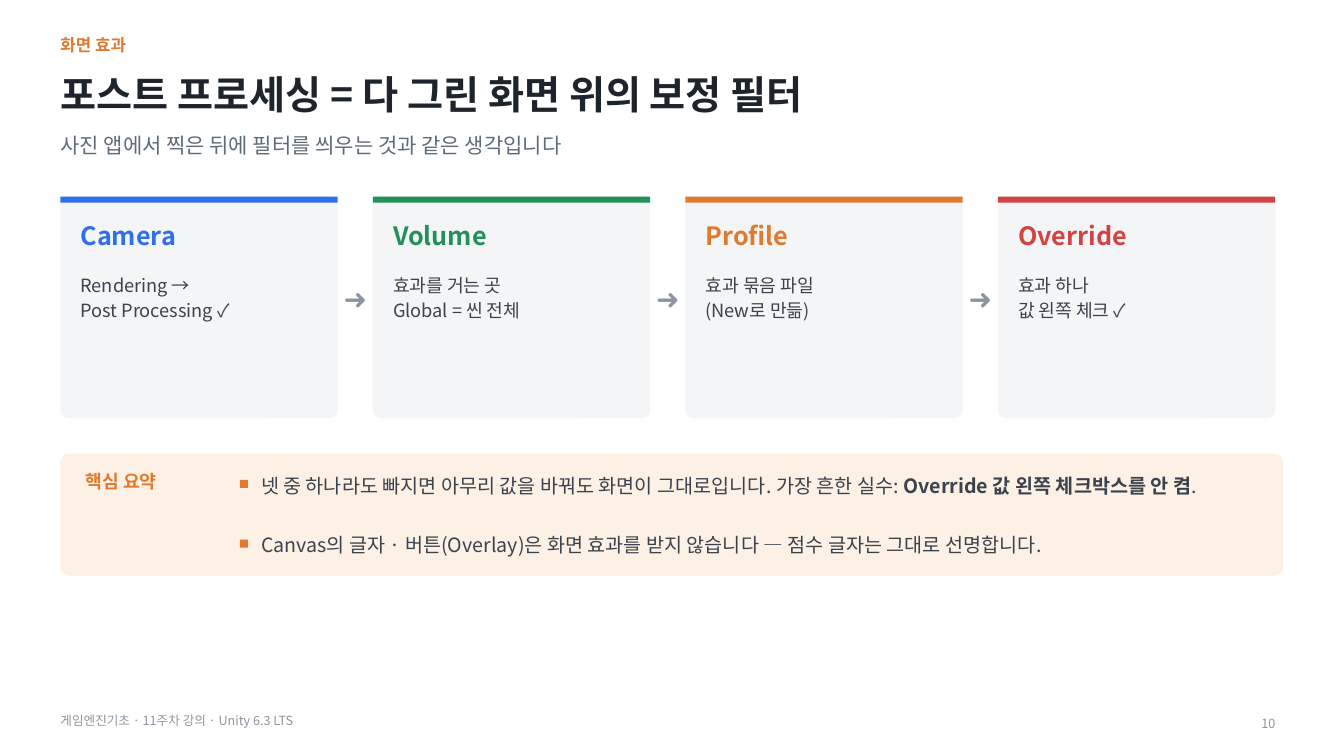
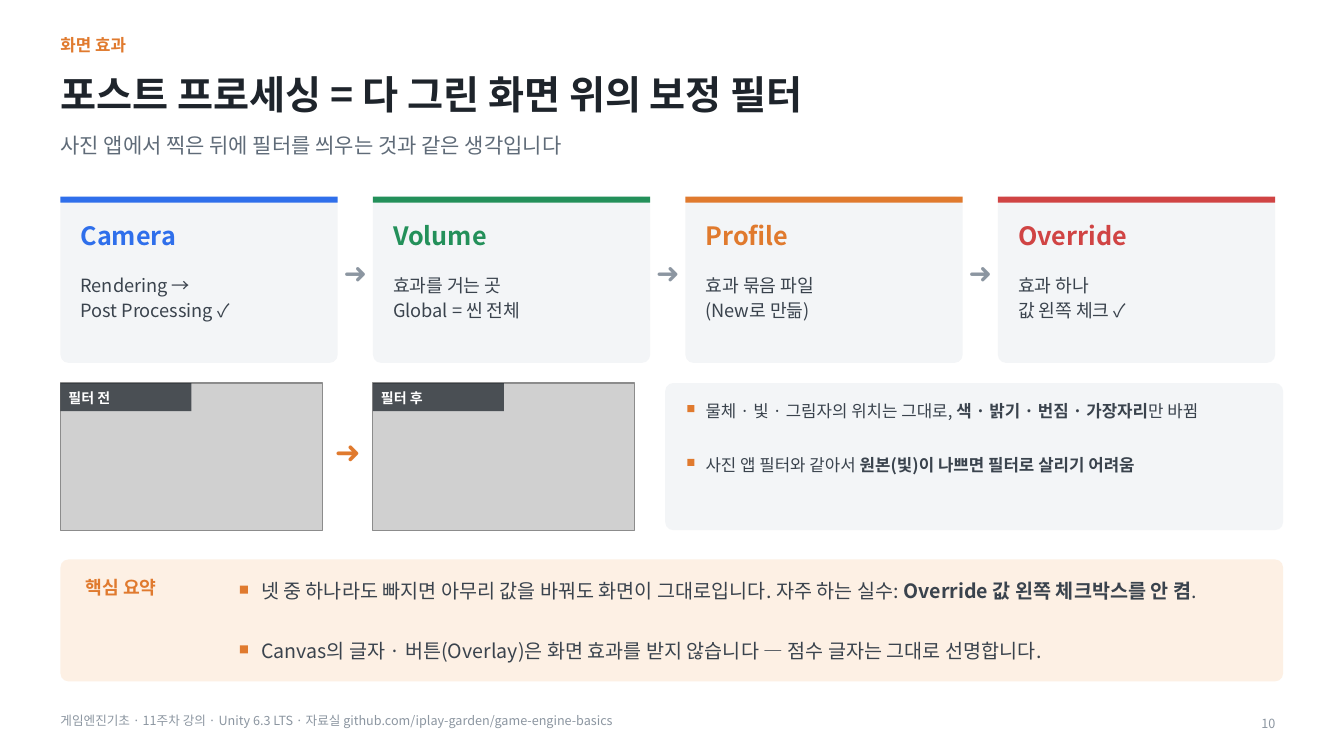
Before and after one commit to iplay-garden/game-engine-basics, a slide deck: slide 10 of 11주차/한국어/게임엔진기초_11주차_오프라인_강의슬라이드.pptx. Drawn at 1344x756 pixels with LibreOffice and Linux fonts; fonts in the diff are those of the drawing; grey boxes stand for pictures. Boxes give left, top, right and bottom in pixels: in the first picture for what was removed or moved away, otherwise in the second. Text is boxed around its words. In the diff, an @@ line names an element or a change of style, - is before the commit and + after.

```diff
--- a/11주차/한국어/게임엔진기초_11주차_오프라인_강의슬라이드.pptx
+++ b/11주차/한국어/게임엔진기초_11주차_오프라인_강의슬라이드.pptx
@@ rounded rectangle: place and size @@
-rounded rectangle at (60, 197, 338, 418)
+rounded rectangle at (60, 197, 338, 363)
@@ rounded rectangle: place and size @@
-rounded rectangle at (373, 197, 650, 418)
+rounded rectangle at (373, 197, 650, 363)
@@ rounded rectangle: place and size @@
-rounded rectangle at (686, 197, 963, 418)
+rounded rectangle at (686, 197, 963, 363)
@@ proportions changed in 4 elements at (60, 197, 338, 363), (373, 197, 650, 363), (686, 197, 963, 363), (998, 197, 1275, 363) @@
@@ rounded rectangle: place and size @@
-rounded rectangle at (998, 197, 1275, 418)
+rounded rectangle at (998, 197, 1275, 363)
@@ 3 texts: place and size @@
-3 texts at (338, 277, 998, 328)
+3 texts at (338, 252, 998, 302)
@@ picture added at (60, 383, 323, 530) @@
@@ rectangle added at (60, 383, 192, 411), fill #1E242B at 75% opacity @@
@@ picture added at (373, 383, 635, 530) @@
@@ rectangle added at (373, 383, 504, 411), fill #1E242B at 75% opacity @@
@@ rounded rectangle added at (665, 383, 1284, 530), fill #F3F5F7 @@
@@ text added at (68, 391, 110, 404), 10 pt, text #FFFFFF, bold @@
+필터 전
@@ text added at (381, 391, 423, 404), 10 pt, text #FFFFFF, bold @@
+필터 후
@@ rectangle added at (688, 405, 695, 412), fill #E07A2E @@
@@ text added at (706, 403, 1198, 420), 12 pt, text #3A434D @@
+물체 · 빛 · 그림자의 위치는 그대로, 색 · 밝기 · 번짐 · 가장자리만 바뀜
@@ text added at (323, 429, 373, 479), 22 pt, text #E07A2E @@
+➜
@@ rectangle added at (688, 459, 695, 466), fill #E07A2E @@
@@ text added at (706, 457, 1134, 474), 12 pt, text #3A434D, bold @@
+사진 앱 필터와 같아서 원본(빛)이 나쁘면 필터로 살리기 어려움
@@ 2 texts, 1 rounded rectangle: place and size @@
-2 texts, 1 rounded rectangle at (60, 454, 1284, 576)
+2 texts, 1 rounded rectangle at (60, 560, 1284, 682)
@@ rectangle: place and size @@
-rectangle at (240, 539, 248, 547)
+rectangle at (240, 586, 248, 594)
@@ text at (261, 581, 1197, 600): text changed @@
-넷 중 하나라도 빠지면 아무리 값을 바꿔도 화면이 그대로입니다. 가장 흔한 실수: Override 값 왼쪽 체크박스를 안 켬.
+넷 중 하나라도 빠지면 아무리 값을 바꿔도 화면이 그대로입니다. 자주 하는 실수: Override 값 왼쪽 체크박스를 안 켬.
@@ rectangle: place and size @@
-rectangle at (240, 480, 248, 488)
+rectangle at (240, 645, 248, 653)
@@ text at (60, 714, 612, 728): text changed @@
-게임엔진기초 · 11주차 강의 · Unity 6.3 LTS
+게임엔진기초 · 11주차 강의 · Unity 6.3 LTS · 자료실 github.com/iplay-garden/game-engine-basics
```
Also in this commit, not shown: 18 other slides changed, 14 other files.
